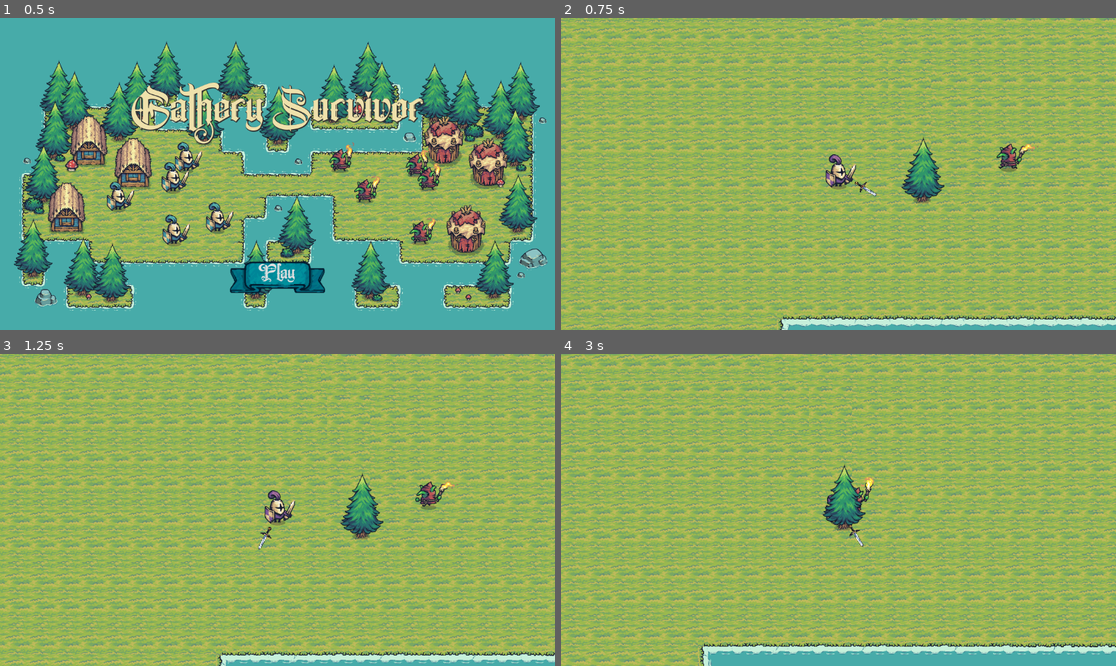
Above: before the commit, frames 1-4 (two rows, left to right).
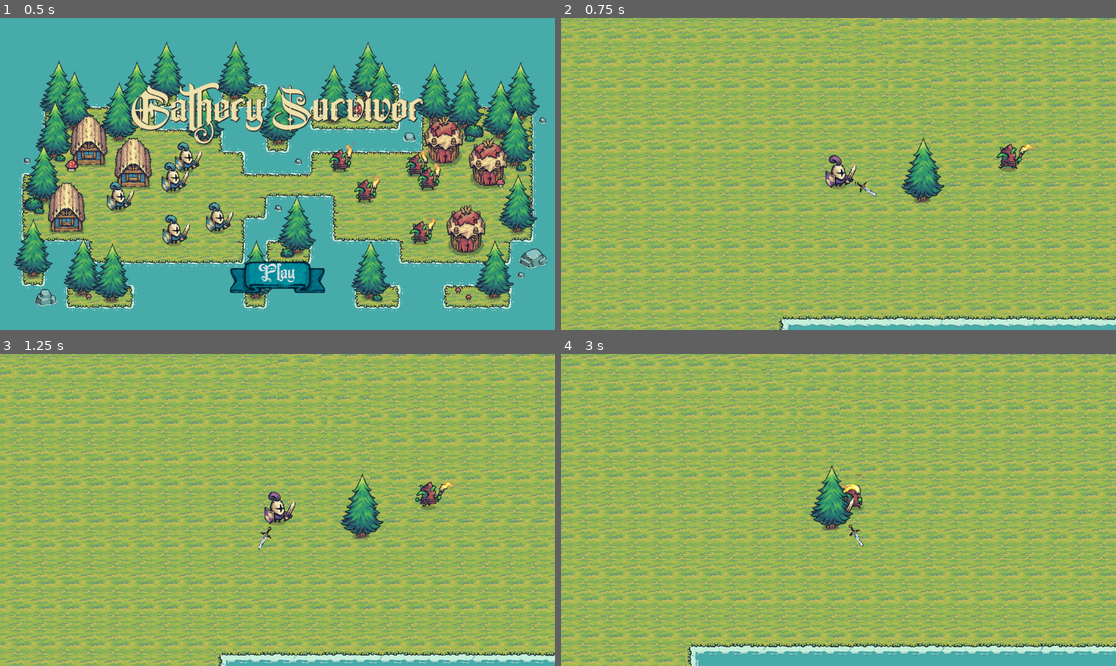
Above: after the commit, the same moments.

Repository: dev-abraao/gathery-survivor
Game: Godot game, scene res://Scenes/Menu/main_menu.tscn
Two runs of this game, one before a commit and one after it. Both use one fixed random seed, a clock stepped at 60 frames per second and the inputs below.
Inputs (mouse positions are in pixels of both pictures, inside the frame that each line leads up to):
- Up to frame 1 (0.5 s): no input
- Up to frame 2 (0.75 s): click "Play" at 0.5 s
- Up to frame 3 (1.25 s): no input
- Up to frame 4 (3 s): tap Enter (ui_accept) at 1.25, 1.52, 2.27 s; move the mouse to (960, 494) at 1.27 s; hold Right (ui_right) 1.28-2.03 s; move the mouse to (727, 525) at 2.02 s; hold Down (ui_down) 2.03-2.78 s; move the mouse to (894, 441) at 2.77 s; hold Right (ui_right) from 2.78 s (still down)

Frame 1 is identical in both runs. In frame 2, 0.2% of the frame differs, in the area x 47-56%, y 43-57%; in frame 3, 0.2%; in frame 4, 49%, in the area x 0-100%, y 0-100%.

Commit message:
death animation, and weapon queue free after death

Diff:
--- a/Scenes/Enemies/Goblin/Enemy.tscn
+++ b/Scenes/Enemies/Goblin/Enemy.tscn
@@ -270,4 +270,4 @@
 
 [node name="AnimatedSprite2D" type="AnimatedSprite2D" parent="."]
 sprite_frames = SubResource("SpriteFrames_24dk6")
-animation = &"death"
+animation = &"attack"
--- a/Scenes/Enemies/Goblin/enemy.gd
+++ b/Scenes/Enemies/Goblin/enemy.gd
@@ -4,7 +4,7 @@
 @onready var animated_sprite: AnimatedSprite2D = $AnimatedSprite2D
 
 const speed = 100.0
-const attack_range = 50.0
+const attack_range = 100.0
 const attack_cooldown = 1.5
 
 var is_attacking = false
@@ -77,7 +77,7 @@
 
     var distance_to_player = position.distance_to(player.position)
     if distance_to_player <= attack_range:
-        print("Inimigo causou dano ao player!")
+        player.take_damage(50)
 
 func take_damage(amount: int):
     # Não tomar dano se já está morto
--- a/Scenes/Player/Player.tscn
+++ b/Scenes/Player/Player.tscn
@@ -1,7 +1,64 @@
-[gd_scene load_steps=17 format=3 uid="uid://b3b80psk6gogb"]
+[gd_scene load_steps=32 format=3 uid="uid://b3b80psk6gogb"]
 
 [ext_resource type="Script" uid="uid://c7awqbsn7er8y" path="res://Scenes/Player/character_body_2d.gd" id="1_kpjcp"]
+[ext_resource type="Texture2D" uid="uid://dinn0mf67uaaf" path="res://Assets/Factions/Knights/Troops/Dead/Dead.png" id="2_h54ih"]
 [ext_resource type="Texture2D" uid="uid://bb8khhoi134e8" path="res://Assets/Factions/Knights/Troops/Warrior/Purple/Warrior_Purple.png" id="2_kne1u"]
+
+[sub_resource type="AtlasTexture" id="AtlasTexture_ude3g"]
+atlas = ExtResource("2_h54ih")
+region = Rect2(0, 0, 128, 128)
+
+[sub_resource type="AtlasTexture" id="AtlasTexture_jmcll"]
+atlas = ExtResource("2_h54ih")
+region = Rect2(128, 0, 128, 128)
+
+[sub_resource type="AtlasTexture" id="AtlasTexture_4wape"]
+atlas = ExtResource("2_h54ih")
+region = Rect2(256, 0, 128, 128)
+
+[sub_resource type="AtlasTexture" id="AtlasTexture_t26db"]
+atlas = ExtResource("2_h54ih")
+region = Rect2(384, 0, 128, 128)
+
+[sub_resource type="AtlasTexture" id="AtlasTexture_fk5o5"]
+atlas = ExtResource("2_h54ih")
+region = Rect2(512, 0, 128, 128)
+
+[sub_resource type="AtlasTexture" id="AtlasTexture_825xp"]
+atlas = ExtResource("2_h54ih")
+region = Rect2(640, 0, 128, 128)
+
+[sub_resource type="AtlasTexture" id="AtlasTexture_ji083"]
+atlas = ExtResource("2_h54ih")
+region = Rect2(768, 0, 128, 128)
+
+[sub_resource type="AtlasTexture" id="AtlasTexture_0kmp4"]
+atlas = ExtResource("2_h54ih")
+region = Rect2(0, 128, 128, 128)
+
+[sub_resource type="AtlasTexture" id="AtlasTexture_i5acl"]
+atlas = ExtResource("2_h54ih")
+region = Rect2(128, 128, 128, 128)
+
+[sub_resource type="AtlasTexture" id="AtlasTexture_epg6k"]
+atlas = ExtResource("2_h54ih")
+region = Rect2(256, 128, 128, 128)
+
+[sub_resource type="AtlasTexture" id="AtlasTexture_0u84n"]
+atlas = ExtResource("2_h54ih")
+region = Rect2(384, 128, 128, 128)
+
+[sub_resource type="AtlasTexture" id="AtlasTexture_esmjy"]
+atlas = ExtResource("2_h54ih")
+region = Rect2(512, 128, 128, 128)
+
+[sub_resource type="AtlasTexture" id="AtlasTexture_6tu5v"]
+atlas = ExtResource("2_h54ih")
+region = Rect2(640, 128, 128, 128)
+
+[sub_resource type="AtlasTexture" id="AtlasTexture_spxdj"]
+atlas = ExtResource("2_h54ih")
+region = Rect2(768, 128, 128, 128)
 
 [sub_resource type="AtlasTexture" id="AtlasTexture_kdubu"]
 atlas = ExtResource("2_kne1u")
@@ -53,6 +110,53 @@
 
 [sub_resource type="SpriteFrames" id="SpriteFrames_k73cj"]
 animations = [{
+"frames": [{
+"duration": 1.0,
+"texture": SubResource("AtlasTexture_ude3g")
+}, {
+"duration": 1.0,
+"texture": SubResource("AtlasTexture_jmcll")
+}, {
+"duration": 1.0,
+"texture": SubResource("AtlasTexture_4wape")
+}, {
+"duration": 1.0,
+"texture": SubResource("AtlasTexture_t26db")
+}, {
+"duration": 1.0,
+"texture": SubResource("AtlasTexture_fk5o5")
+}, {
+"duration": 1.0,
+"texture": SubResource("AtlasTexture_825xp")
+}, {
+"duration": 1.0,
+"texture": SubResource("AtlasTexture_ji083")
+}, {
+"duration": 1.0,
+"texture": SubResource("AtlasTexture_0kmp4")
+}, {
+"duration": 1.0,
+"texture": SubResource("AtlasTexture_i5acl")
+}, {
+"duration": 1.0,
+"texture": SubResource("AtlasTexture_epg6k")
+}, {
+"duration": 1.0,
+"texture": SubResource("AtlasTexture_0u84n")
+}, {
+"duration": 1.0,
+"texture": SubResource("AtlasTexture_esmjy")
+}, {
+"duration": 1.0,
+"texture": SubResource("AtlasTexture_6tu5v")
+}, {
+"duration": 1.0,
+"texture": SubResource("AtlasTexture_spxdj")
+}],
+"loop": true,
+"name": &"death",
+"speed": 5.0
+}, {
 "frames": [{
 "duration": 1.0,
 "texture": SubResource("AtlasTexture_kdubu")
@@ -103,7 +207,7 @@
 [sub_resource type="RectangleShape2D" id="RectangleShape2D_kpjcp"]
 size = Vector2(44.5, 23)
 
-[node name="Player" type="CharacterBody2D"]
+[node name="Player" type="CharacterBody2D" groups=["Player"]]
 script = ExtResource("1_kpjcp")
 
 [node name="Camera2D" type="Camera2D" parent="."]
@@ -116,8 +220,10 @@
 
 [node name="AnimatedSprite2D" type="AnimatedSprite2D" parent="."]
 sprite_frames = SubResource("SpriteFrames_k73cj")
-animation = &"walk"
+animation = &"death"
 autoplay = "idle"
+frame_progress = 0.149783
+speed_scale = 1.5
 
 [node name="CollisionShape2D" type="CollisionShape2D" parent="."]
 y_sort_enabled = true
--- a/Scenes/Player/character_body_2d.gd
+++ b/Scenes/Player/character_body_2d.gd
@@ -1,22 +1,47 @@
 extends CharacterBody2D
 
 const SPEED = 250.0
+var health = 100.0
 
 @onready var animated_sprite: AnimatedSprite2D = $AnimatedSprite2D
 @onready var weapon_scene = preload("res://Scenes/Weapons/weapon.tscn")
 var weapon_instance
 
 func _ready():
-	# Adicionar player ao grupo
-	add_to_group("Player")
-
 	# Usar call_deferred para adicionar a weapon
 	call_deferred("setup_weapon")
 
 func setup_weapon():
 	weapon_instance = weapon_scene.instantiate()
 	get_parent().add_child(weapon_instance)
+	weapon_instance.z_index = 1
 	print("Weapon instanciada!")
+
+func take_damage(amount:float):
+	var new_health = health - amount
+	if new_health <= 0:
+		die()
+	else:
+		health = new_health
+		print("Vida do player", health)
+
+func die():
+	# Desabilitar movimento e input
+	set_process_input(false)
+	set_physics_process(false)
+	velocity = Vector2.ZERO
+	weapon_instance.queue_free()  # Remover a arma
+
+	# Tocar animação de morte
+	animated_sprite.play("death")
+
+	# Criar um timer para mudar de cena após a animação
+	var death_timer = Timer.new()
+	add_child(death_timer)
+	death_timer.wait_time = 1.0  # Ajuste para a duração da sua animação de morte
+	death_timer.one_shot = true
+	death_timer.timeout.connect(func(): get_tree().change_scene_to_file("res://Scenes/Menu/main_menu.tscn"))
+	death_timer.start()
 
 func _physics_process(delta: float) -> void:
 	var direction = Input.get_vector("ui_left", "ui_right", "ui_up", "ui_down")
--- a/Scenes/Spawner/spawner.gd
+++ b/Scenes/Spawner/spawner.gd
@@ -1,7 +1,7 @@
 extends Node2D
 
 @onready var player = get_parent().get_node("Player")
-@onready var enemy_scene = preload("res://Scenes/Enemies/Goblin/enemy.tscn")
+@onready var enemy_scene = preload("res://Scenes/Enemies/Goblin/Enemy.tscn")
 @onready var world_tilemap = get_parent().get_node("World")  # Ajuste o caminho
 
 var spawn_timer : float = 2.5
--- a/Scenes/Weapons/weapon.tscn
+++ b/Scenes/Weapons/weapon.tscn
@@ -1,7 +1,9 @@
-[gd_scene load_steps=4 format=3 uid="uid://c322uym7gg2ac"]
+[gd_scene load_steps=5 format=3 uid="uid://c322uym7gg2ac"]
 
 [ext_resource type="Script" uid="uid://cxot7hsw65iap" path="res://Scenes/Weapons/weapon.gd" id="1_weapon"]
 [ext_resource type="Texture2D" uid="uid://t8nybx54rvs3" path="res://Assets/sword.png" id="2_8xwfw"]
+
+[sub_resource type="CanvasItemMaterial" id="CanvasItemMaterial_07w45"]
 
 [sub_resource type="RectangleShape2D" id="RectangleShape2D_3fy1u"]
 size = Vector2(68.0132, 34.248)
@@ -10,6 +12,8 @@
 script = ExtResource("1_weapon")
 
 [node name="Sprite2D" type="Sprite2D" parent="."]
+texture_filter = 5
+material = SubResource("CanvasItemMaterial_07w45")
 position = Vector2(-1.52588e-05, 1.52588e-05)
 scale = Vector2(0.1, 0.1)
 texture = ExtResource("2_8xwfw")
--- a/node_2d.tscn
+++ b/node_2d.tscn
@@ -6,7 +6,6 @@
 [ext_resource type="PackedScene" uid="uid://b3b80psk6gogb" path="res://Scenes/Player/Player.tscn" id="6_d21ai"]
 [ext_resource type="PackedScene" uid="uid://buh75rwtk5pca" path="res://Scenes/Decorations/Decorations.tscn" id="6_kdubu"]
 [ext_resource type="PackedScene" uid="uid://cusur0uf5cq64" path="res://Scenes/Spawner/Spawner.tscn" id="7_d21ai"]
-[ext_resource type="PackedScene" uid="uid://c322uym7gg2ac" path="res://Scenes/Weapons/weapon.tscn" id="7_rj586"]
 
 [node name="Node2D" type="Node2D"]
 y_sort_enabled = true
@@ -30,7 +29,3 @@
 
 [node name="Decoration" parent="." instance=ExtResource("6_kdubu")]
 tile_map_data = PackedByteArray("AAC3/5v/AgABAAMAAABoALn/AQABAAAAAACO/7v/AwAAAAEAAABGAL3/BAAAAAEAAABQALb/BAAAAAEAAABWAML/BAAAAAEAAABTANH/BAAAAAEAAABrAMv/BAAAAAEAAABoANv/BAAAAAEAAAA=")
-
-[node name="Weapon" parent="." instance=ExtResource("7_rj586")]
-z_index = 1
-position = Vector2(-2, 0)
Not shown: 1 places in node_2d.tscn that only renumber resources
